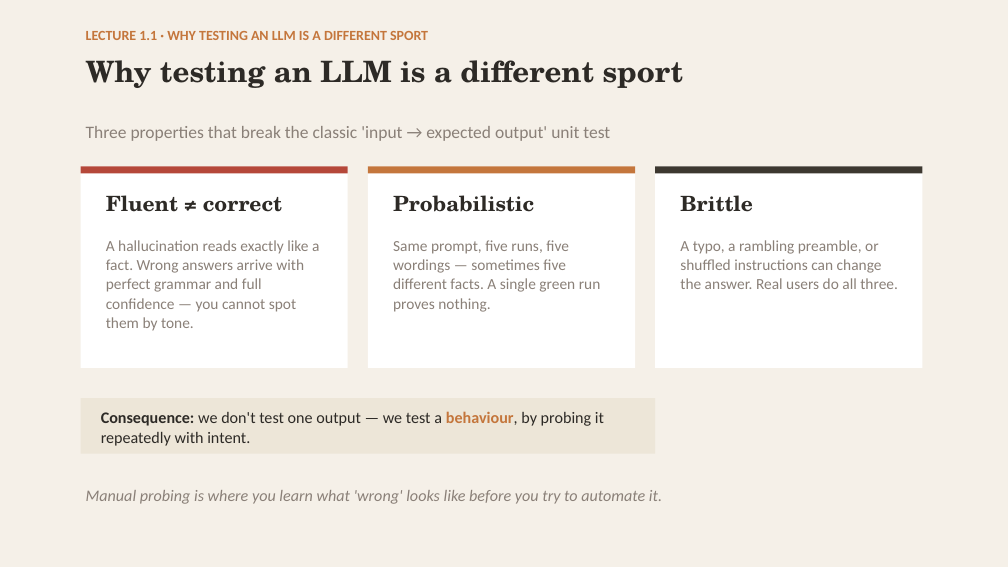
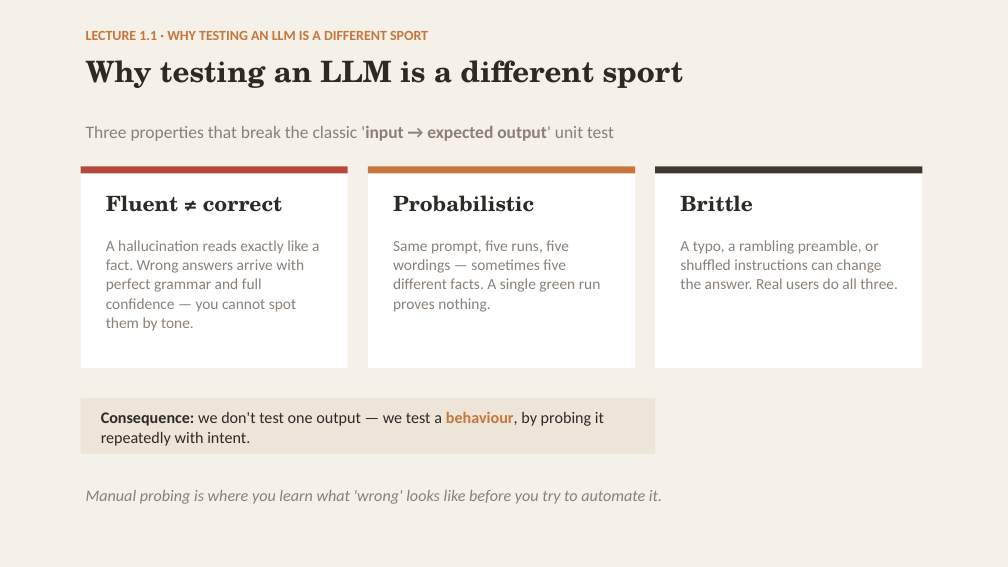
Before and after one commit to robertbarcik/testing-tutorial, a slide deck: slide 4 of slides/00_intro_testing_by_hand.pptx. Drawn at 1008x567 pixels with LibreOffice and Linux fonts; fonts in the diff are those of the drawing. Boxes give left, top, right and bottom in pixels: in the first picture for what was removed or moved away, otherwise in the second. Text is boxed around its words. In the diff, an @@ line names an element or a change of style, - is before the commit and + after.

```diff
--- a/slides/00_intro_testing_by_hand.pptx
+++ b/slides/00_intro_testing_by_hand.pptx
@@ text "Three properties that break the ..." at box(86, 126, 614, 141): bold on in "'input → expected output'" @@
```
Also in this commit, not shown: 5 other slides changed, 2 slides removed, 18 other files.
